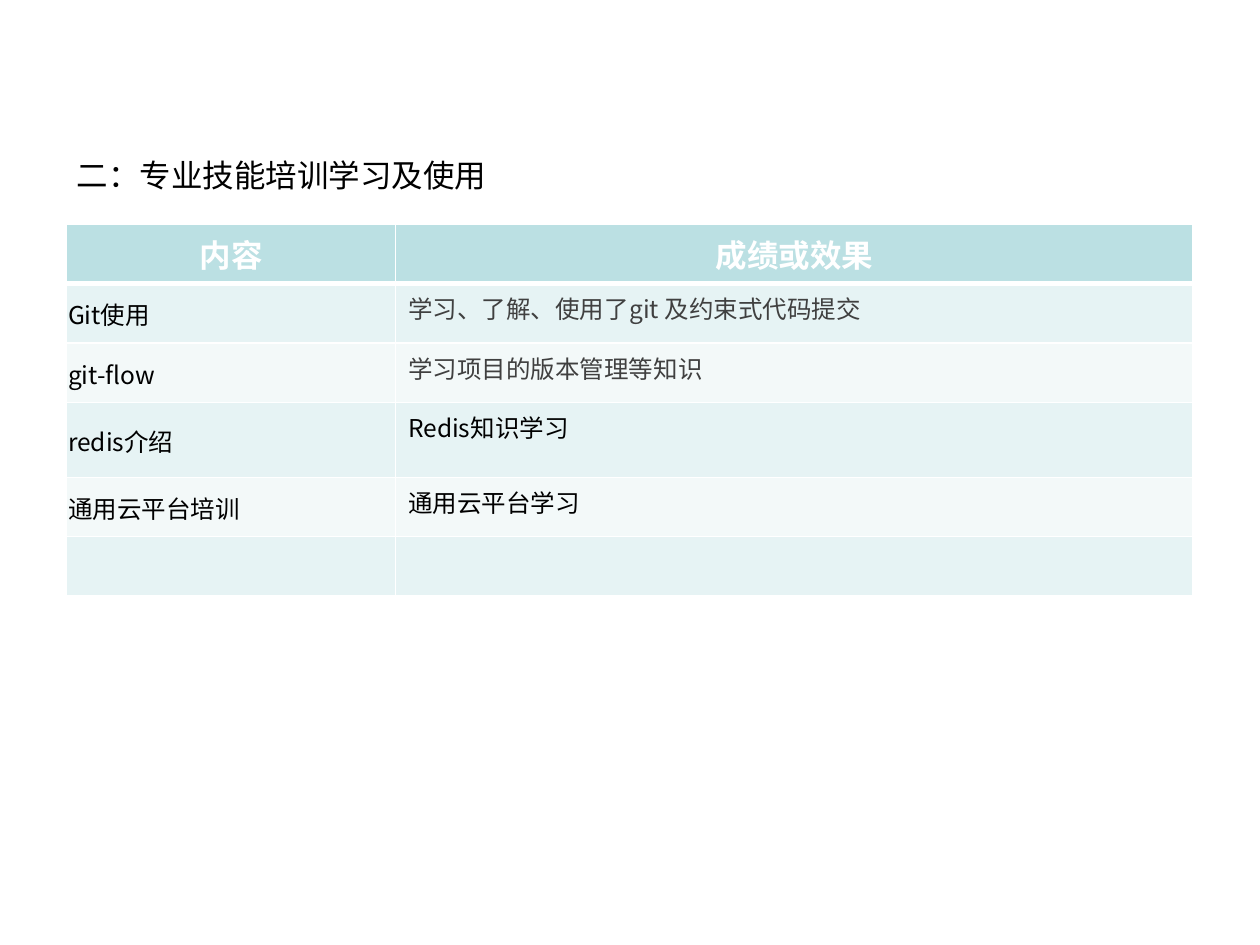
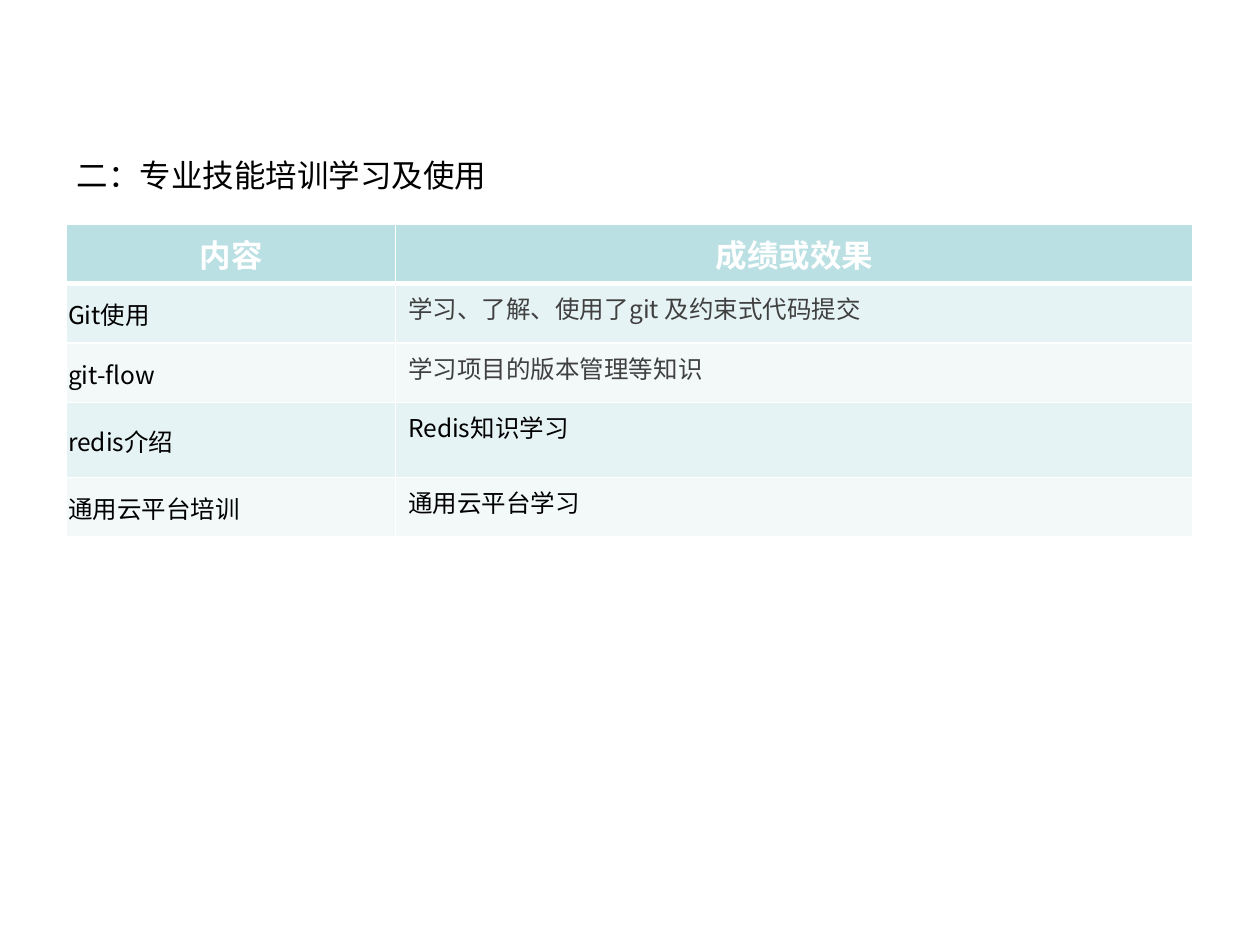
Before and after one commit to zhengyuliang/Blog-Back-Up, a slide deck: slide 8 of ppt/转正答辩汇报_郑宇亮.pptx. Drawn at 1260x945 pixels with LibreOffice and Linux fonts; fonts in the diff are those of the drawing; background and template pictures are left out. Boxes give left, top, right and bottom in pixels: in the first picture for what was removed or moved away, otherwise in the second. Text is boxed around its words. In the diff, an @@ line names an element or a change of style, - is before the commit and + after.

```diff
--- a/ppt/转正答辩汇报_郑宇亮.pptx
+++ b/ppt/转正答辩汇报_郑宇亮.pptx
@@ table at bbox=[67, 224, 1193, 537] @@
-row 6:  | 
```
Also in this commit, not shown: 1 other slide changed.
